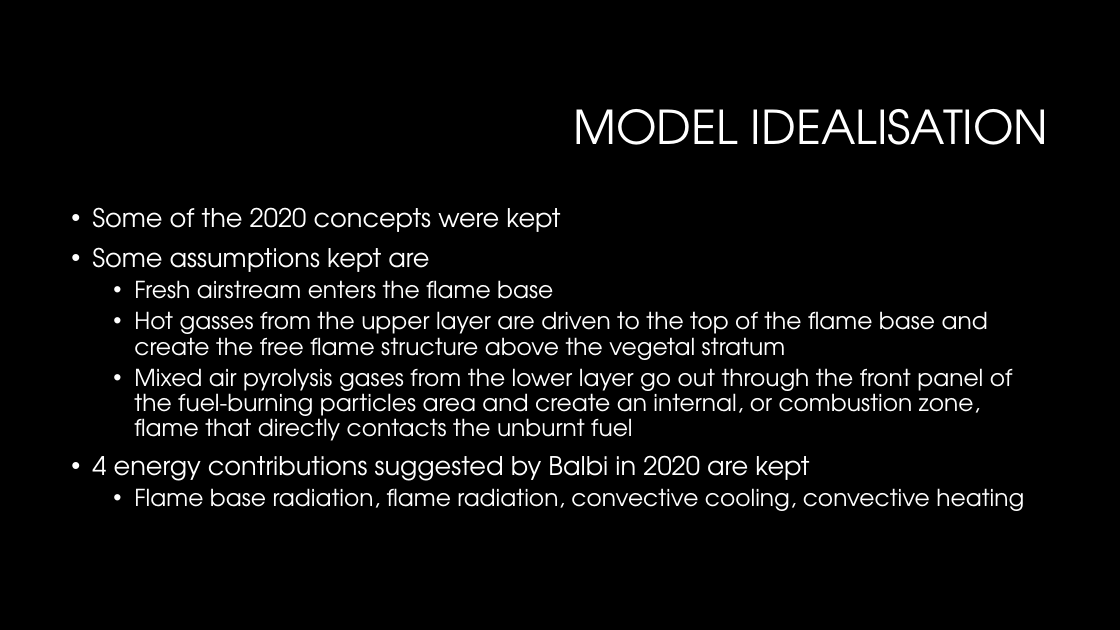
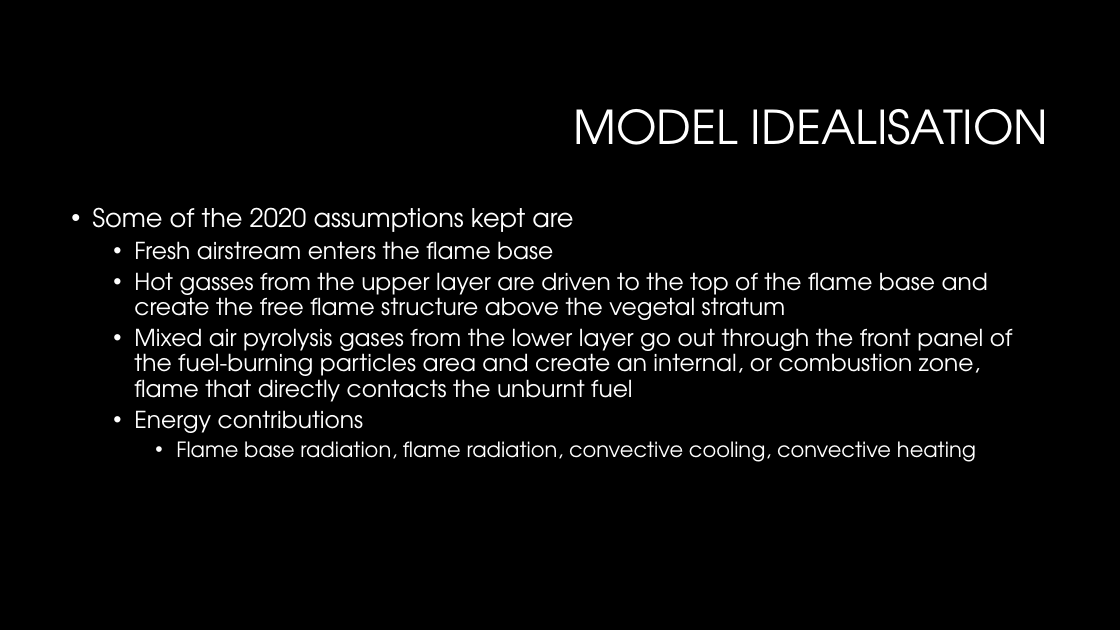
Before and after one commit to Jeremy-Benik/Meeting_Notes, a slide deck: slide 5 of Presentations/Balbi_2022_presentation.pptx (slide 4 before the commit). Drawn at 1120x630 pixels with LibreOffice and Linux fonts; fonts in the diff are those of the drawing; background and template pictures are left out. Boxes give left, top, right and bottom in pixels: in the first picture for what was removed or moved away, otherwise in the second. Text is boxed around its words. In the diff, an @@ line names an element or a change of style, - is before the commit and + after.

```diff
--- a/Presentations/Balbi_2022_presentation.pptx
+++ b/Presentations/Balbi_2022_presentation.pptx
@@ text at bbox=[92, 207, 573, 232]: text changed @@
-• Some of the 2020 concepts were kept
-• Some assumptions kept are
+• Some of the 2020 assumptions kept are
@@ text at bbox=[134, 410, 364, 433]: text changed; size 22 to 20 pt @@
-• 4 energy contributions suggested by Balbi in 2020 are kept
+  • Energy contributions
@@ text at bbox=[176, 441, 976, 462]: size 20 to 18 pt in "Flame base radiation, flame radiation, convective cooling, ..."; list level 2 to 3 in "Flame base radiation, flame radiation, ..." @@
```
Also in this commit, not shown: 3 other slides changed, 7 slides added, 2 other files.
